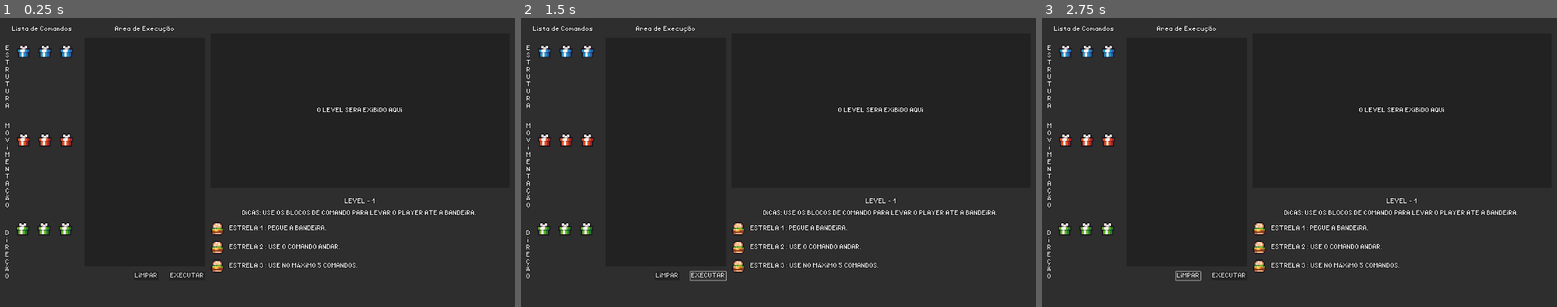
Above: before the commit, frames 1-3 (left to right).
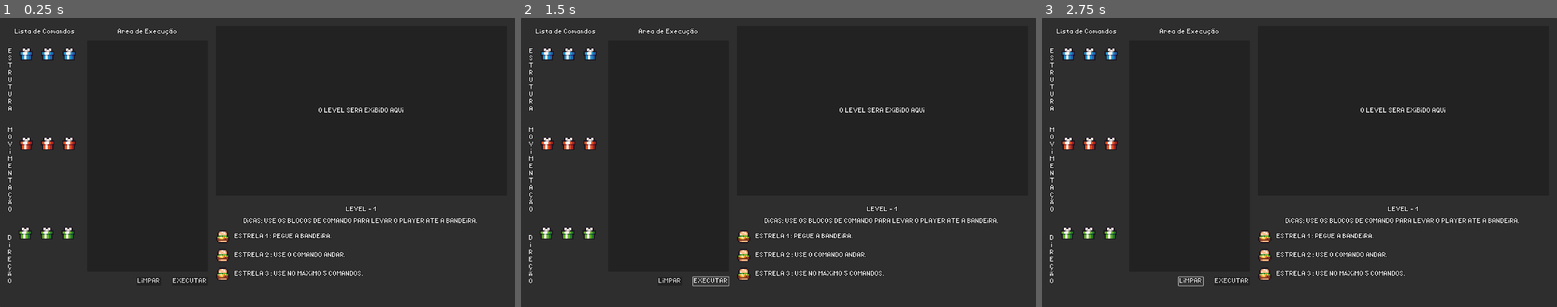
Above: after the commit, the same moments.

Repository: CabezaDelSapito/Projeto-de-TCC-Godot4
Game: Godot game, scene res://scenes/background.tscn
Two runs of this game, one before a commit and one after it. Both use one fixed random seed, a clock stepped at 60 frames per second and the inputs below. The project has no main scene, so this scene is started directly.
Inputs:
- Up to frame 1 (0.25 s): no input
- Up to frame 2 (1.5 s): click "LIMPAR" at 0.5 s; click "EXECUTAR" at 1.25 s
- Up to frame 3 (2.75 s): click "LIMPAR" at 2 s

The runs differ from the first frame. In frame 1, 5.5% of the frame differs, in the area x 1-93%, y 2-92%; in frame 2, 5.6%, in the area x 1-93%, y 2-93%; in frame 3, 5.6%.

Commit message:
ajustando levelArea para 16:9

Diff:
--- a/ScratchPuzzle/scenes/background.tscn
+++ b/ScratchPuzzle/scenes/background.tscn
@@ -32,14 +32,13 @@
 
 [node name="MarginContainer" type="MarginContainer" parent="."]
 layout_mode = 2
-theme_override_constants/margin_left = 20
-theme_override_constants/margin_top = 20
-theme_override_constants/margin_right = 20
-theme_override_constants/margin_bottom = 20
+theme_override_constants/margin_left = 30
+theme_override_constants/margin_top = 30
+theme_override_constants/margin_right = 30
 
 [node name="HBoxContainer" type="HBoxContainer" parent="MarginContainer"]
 layout_mode = 2
-theme_override_constants/separation = 20
+theme_override_constants/separation = 30
 
 [node name="CommandsMenu" type="HBoxContainer" parent="MarginContainer/HBoxContainer"]
 layout_mode = 2
@@ -330,23 +329,22 @@
 theme_override_font_sizes/font_size = 24
 text = "EXECUTAR"
 
-[node name="MarginContainer" type="MarginContainer" parent="MarginContainer/HBoxContainer"]
-layout_mode = 2
-size_flags_horizontal = 3
-theme_override_constants/margin_top = 38
-theme_override_constants/margin_bottom = 10
-
-[node name="VBoxContainer" type="VBoxContainer" parent="MarginContainer/HBoxContainer/MarginContainer"]
-layout_mode = 2
-size_flags_horizontal = 3
-theme_override_constants/separation = 20
-
-[node name="LevelArea" type="PanelContainer" parent="MarginContainer/HBoxContainer/MarginContainer/VBoxContainer"]
-layout_mode = 2
-size_flags_horizontal = 3
-size_flags_vertical = 3
-
-[node name="Label" type="Label" parent="MarginContainer/HBoxContainer/MarginContainer/VBoxContainer/LevelArea"]
+[node name="VBoxContainer" type="VBoxContainer" parent="MarginContainer/HBoxContainer"]
+layout_mode = 2
+size_flags_horizontal = 3
+theme_override_constants/separation = 20
+
+[node name="MarginContainer" type="MarginContainer" parent="MarginContainer/HBoxContainer/VBoxContainer"]
+layout_mode = 2
+size_flags_horizontal = 3
+size_flags_vertical = 3
+
+[node name="LevelArea" type="PanelContainer" parent="MarginContainer/HBoxContainer/VBoxContainer/MarginContainer"]
+layout_mode = 2
+size_flags_horizontal = 3
+size_flags_vertical = 3
+
+[node name="Label" type="Label" parent="MarginContainer/HBoxContainer/VBoxContainer/MarginContainer/LevelArea"]
 layout_mode = 2
 theme_override_colors/font_outline_color = Color(0, 0, 0, 1)
 theme_override_constants/outline_size = 6
@@ -355,16 +353,16 @@
 text = "O LEVEL SERA EXIBIDO AQUI"
 horizontal_alignment = 1
 
-[node name="LevelInfo" type="MarginContainer" parent="MarginContainer/HBoxContainer/MarginContainer/VBoxContainer"]
+[node name="LevelInfo" type="MarginContainer" parent="MarginContainer/HBoxContainer/VBoxContainer"]
 custom_minimum_size = Vector2(0, 396)
 layout_mode = 2
 theme_override_constants/margin_top = 20
 
-[node name="VBoxContainer" type="VBoxContainer" parent="MarginContainer/HBoxContainer/MarginContainer/VBoxContainer/LevelInfo"]
-layout_mode = 2
-theme_override_constants/separation = 20
-
-[node name="Label" type="Label" parent="MarginContainer/HBoxContainer/MarginContainer/VBoxContainer/LevelInfo/VBoxContainer"]
+[node name="VBoxContainer" type="VBoxContainer" parent="MarginContainer/HBoxContainer/VBoxContainer/LevelInfo"]
+layout_mode = 2
+theme_override_constants/separation = 20
+
+[node name="Label" type="Label" parent="MarginContainer/HBoxContainer/VBoxContainer/LevelInfo/VBoxContainer"]
 layout_mode = 2
 theme_override_colors/font_outline_color = Color(0, 0, 0, 1)
 theme_override_constants/outline_size = 6
@@ -373,7 +371,7 @@
 text = "LEVEL - 1"
 horizontal_alignment = 1
 
-[node name="Label2" type="Label" parent="MarginContainer/HBoxContainer/MarginContainer/VBoxContainer/LevelInfo/VBoxContainer"]
+[node name="Label2" type="Label" parent="MarginContainer/HBoxContainer/VBoxContainer/LevelInfo/VBoxContainer"]
 layout_mode = 2
 theme_override_colors/font_outline_color = Color(0, 0, 0, 1)
 theme_override_constants/outline_size = 6
@@ -382,11 +380,11 @@
 text = "DICAS: USE OS BLOCOS DE COMANDO PARA LEVAR O PLAYER ATE A BANDEIRA. "
 horizontal_alignment = 1
 
-[node name="HBoxContainer" type="HBoxContainer" parent="MarginContainer/HBoxContainer/MarginContainer/VBoxContainer/LevelInfo/VBoxContainer"]
-layout_mode = 2
-theme_override_constants/separation = 20
-
-[node name="Star" type="TextureRect" parent="MarginContainer/HBoxContainer/MarginContainer/VBoxContainer/LevelInfo/VBoxContainer/HBoxContainer"]
+[node name="HBoxContainer" type="HBoxContainer" parent="MarginContainer/HBoxContainer/VBoxContainer/LevelInfo/VBoxContainer"]
+layout_mode = 2
+theme_override_constants/separation = 20
+
+[node name="Star" type="TextureRect" parent="MarginContainer/HBoxContainer/VBoxContainer/LevelInfo/VBoxContainer/HBoxContainer"]
 texture_filter = 1
 custom_minimum_size = Vector2(50, 50)
 layout_mode = 2
@@ -394,7 +392,7 @@
 size_flags_vertical = 4
 texture = SubResource("AtlasTexture_cd7vr")
 
-[node name="Label" type="Label" parent="MarginContainer/HBoxContainer/MarginContainer/VBoxContainer/LevelInfo/VBoxContainer/HBoxContainer"]
+[node name="Label" type="Label" parent="MarginContainer/HBoxContainer/VBoxContainer/LevelInfo/VBoxContainer/HBoxContainer"]
 layout_mode = 2
 theme_override_colors/font_outline_color = Color(0, 0, 0, 1)
 theme_override_constants/outline_size = 6
@@ -404,11 +402,11 @@
 horizontal_alignment = 1
 vertical_alignment = 2
 
-[node name="HBoxContainer2" type="HBoxContainer" parent="MarginContainer/HBoxContainer/MarginContainer/VBoxContainer/LevelInfo/VBoxContainer"]
-layout_mode = 2
-theme_override_constants/separation = 20
-
-[node name="Star" type="TextureRect" parent="MarginContainer/HBoxContainer/MarginContainer/VBoxContainer/LevelInfo/VBoxContainer/HBoxContainer2"]
+[node name="HBoxContainer2" type="HBoxContainer" parent="MarginContainer/HBoxContainer/VBoxContainer/LevelInfo/VBoxContainer"]
+layout_mode = 2
+theme_override_constants/separation = 20
+
+[node name="Star" type="TextureRect" parent="MarginContainer/HBoxContainer/VBoxContainer/LevelInfo/VBoxContainer/HBoxContainer2"]
 texture_filter = 1
 custom_minimum_size = Vector2(50, 50)
 layout_mode = 2
@@ -416,7 +414,7 @@
 size_flags_vertical = 4
 texture = SubResource("AtlasTexture_cd7vr")
 
-[node name="Label" type="Label" parent="MarginContainer/HBoxContainer/MarginContainer/VBoxContainer/LevelInfo/VBoxContainer/HBoxContainer2"]
+[node name="Label" type="Label" parent="MarginContainer/HBoxContainer/VBoxContainer/LevelInfo/VBoxContainer/HBoxContainer2"]
 layout_mode = 2
 theme_override_colors/font_outline_color = Color(0, 0, 0, 1)
 theme_override_constants/outline_size = 6
@@ -426,11 +424,11 @@
 horizontal_alignment = 1
 vertical_alignment = 2
 
-[node name="HBoxContainer3" type="HBoxContainer" parent="MarginContainer/HBoxContainer/MarginContainer/VBoxContainer/LevelInfo/VBoxContainer"]
-layout_mode = 2
-theme_override_constants/separation = 20
-
-[node name="Star" type="TextureRect" parent="MarginContainer/HBoxContainer/MarginContainer/VBoxContainer/LevelInfo/VBoxContainer/HBoxContainer3"]
+[node name="HBoxContainer3" type="HBoxContainer" parent="MarginContainer/HBoxContainer/VBoxContainer/LevelInfo/VBoxContainer"]
+layout_mode = 2
+theme_override_constants/separation = 20
+
+[node name="Star" type="TextureRect" parent="MarginContainer/HBoxContainer/VBoxContainer/LevelInfo/VBoxContainer/HBoxContainer3"]
 texture_filter = 1
 custom_minimum_size = Vector2(50, 50)
 layout_mode = 2
@@ -438,7 +436,7 @@
 size_flags_vertical = 4
 texture = SubResource("AtlasTexture_cd7vr")
 
-[node name="Label" type="Label" parent="MarginContainer/HBoxContainer/MarginContainer/VBoxContainer/LevelInfo/VBoxContainer/HBoxContainer3"]
+[node name="Label" type="Label" parent="MarginContainer/HBoxContainer/VBoxContainer/LevelInfo/VBoxContainer/HBoxContainer3"]
 layout_mode = 2
 theme_override_colors/font_outline_color = Color(0, 0, 0, 1)
 theme_override_constants/outline_size = 6
